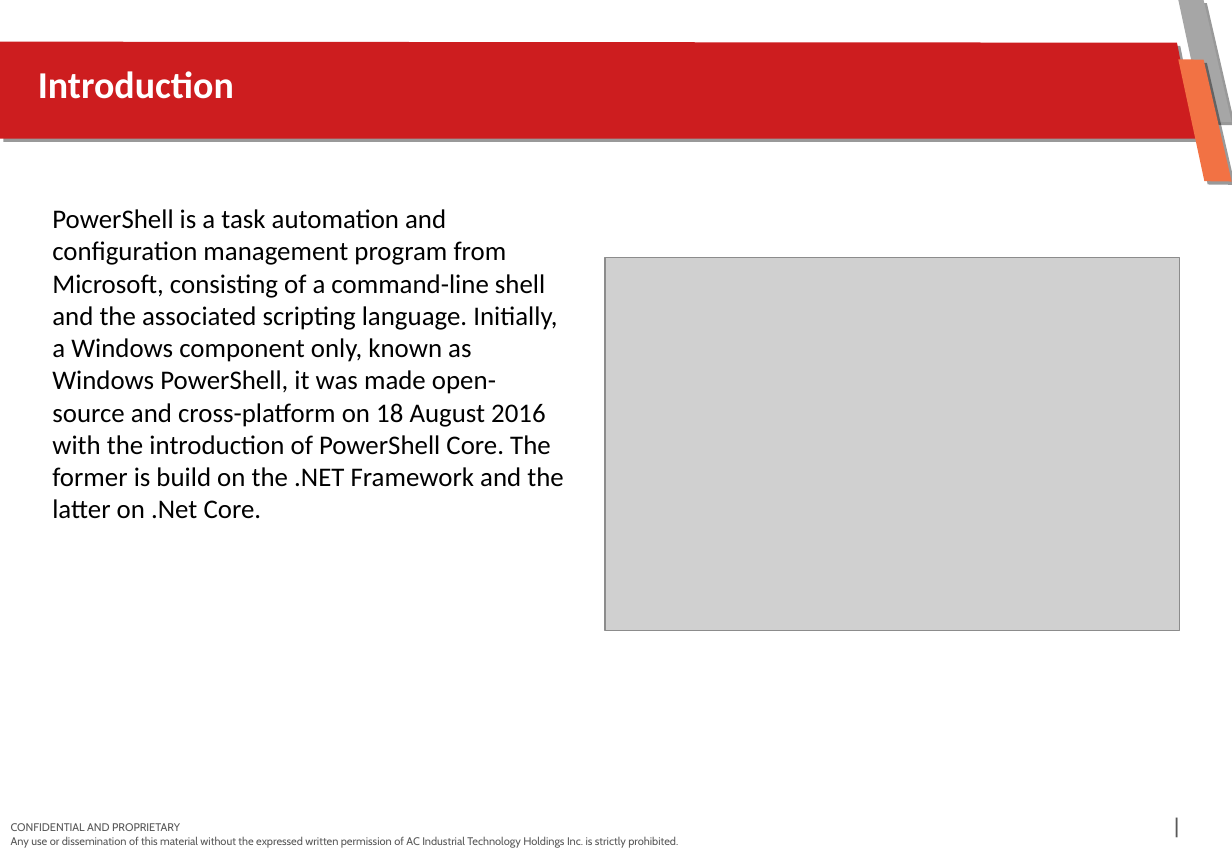
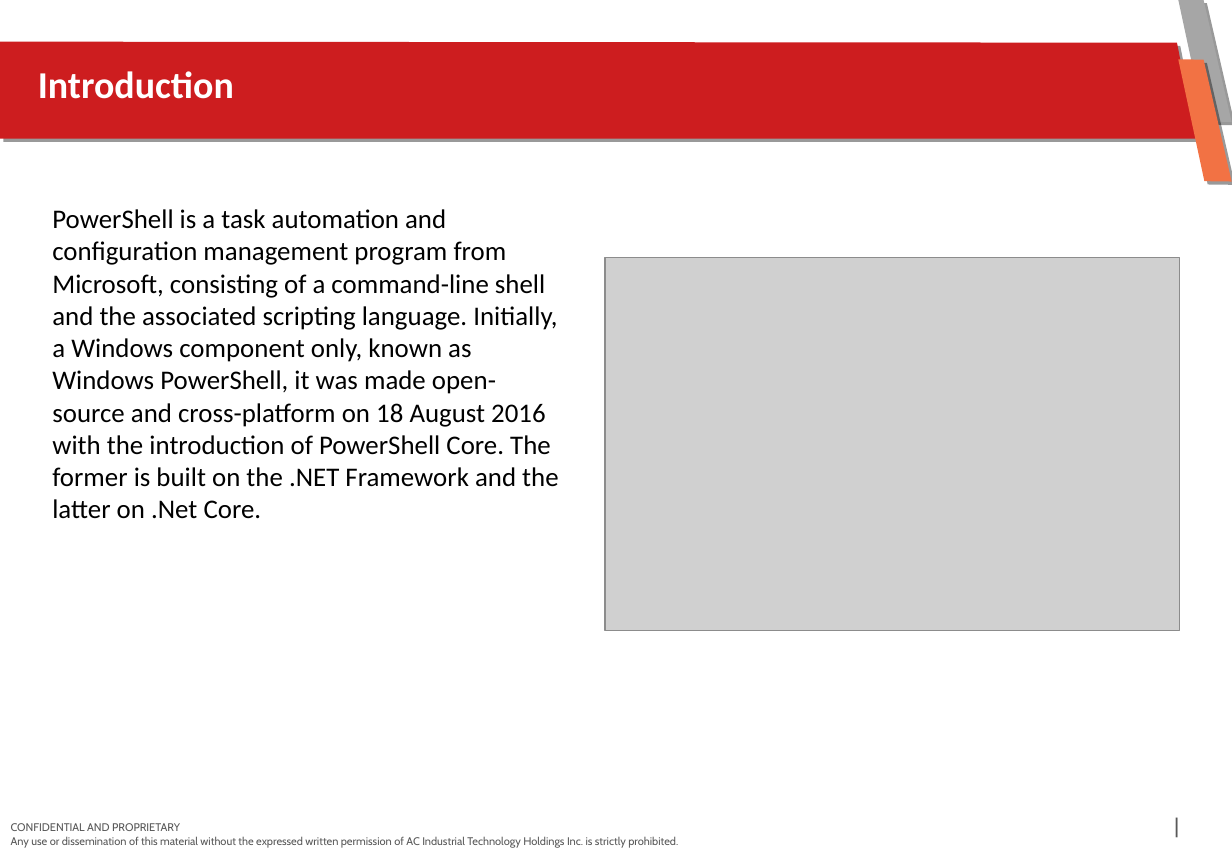
Before and after one commit to BryndellTorio/knowledge_Sharing, a slide deck: slide 3 of DnD Knowledge Sharing - Powershell Task Automation.pptx. Drawn at 1232x853 pixels with LibreOffice and Linux fonts; fonts in the diff are those of the drawing; grey boxes stand for pictures; background and template pictures are left out. Boxes give left, top, right and bottom in pixels: in the first picture for what was removed or moved away, otherwise in the second. Text is boxed around its words. In the diff, an @@ line names an element or a change of style, - is before the commit and + after.

```diff
--- a/DnD Knowledge Sharing - Powershell Task Automation.pptx
+++ b/DnD Knowledge Sharing - Powershell Task Automation.pptx
@@ text at bbox=[52, 209, 558, 519]: text changed @@
-PowerShell is a task automation and configuration management program from Microsoft, consisting of a command-line shell and the associated scripting language. Initially, a Windows component only, known as Windows PowerShell, it was made open-source and cross-platform on 18 August 2016 with the introduction of PowerShell Core. The former is build on the .NET Framework and the latter on .Net Core.
+PowerShell is a task automation and configuration management program from Microsoft, consisting of a command-line shell and the associated scripting language. Initially, a Windows component only, known as Windows PowerShell, it was made open-source and cross-platform on 18 August 2016 with the introduction of PowerShell Core. The former is built on the .NET Framework and the latter on .Net Core.
```
Also in this commit, not shown: 4 other slides changed, 2 slides added, 4 other files.
